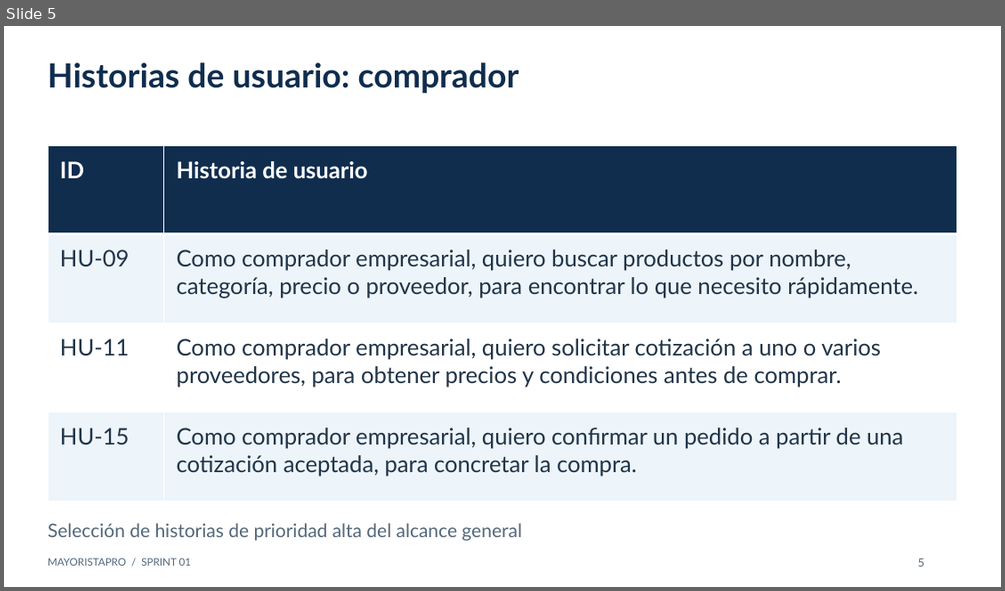
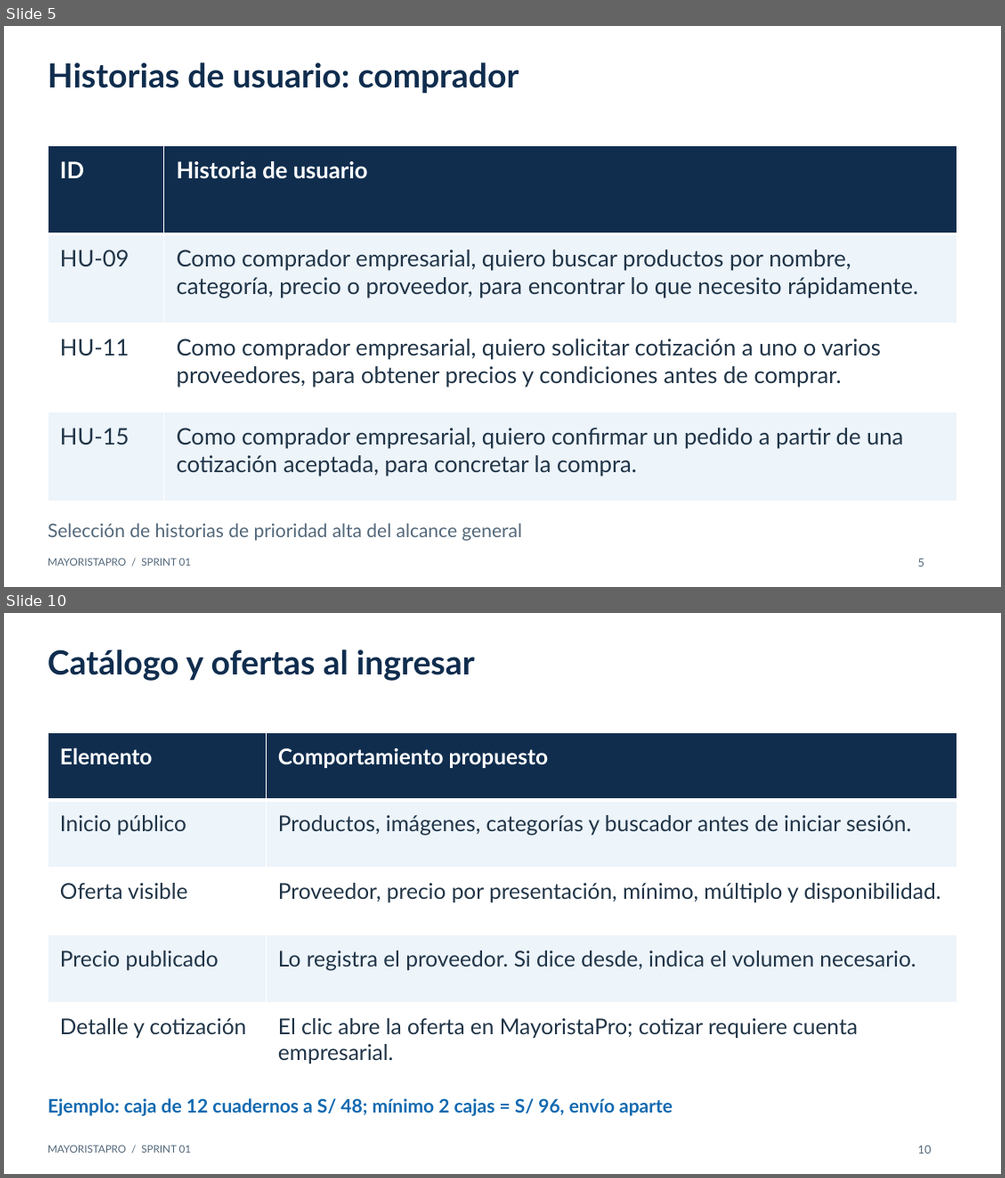
Before and after one commit to Yeltsin-MC/MayoristaPro-B2B-ArquitSoft, a slide deck: presentaciones/MayoristaPro-Sprint-01-tecnologias.pptx. Shown one above the other, each under a label of ours: slide 5 before the commit, slides 5 and 10 after it; the slides between them are not shown. The pictures are 1005x591 and 1005x1178 pixels, drawn with LibreOffice and Linux fonts; fonts in the diff are those of the drawing. Boxes give left, top, right and bottom in pixels: in the first picture for what was removed or moved away, otherwise in the second. Text is boxed around its words. In the diff, an @@ line names an element or a change of style, - is before the commit and + after.

```diff
--- a/presentaciones/MayoristaPro-Sprint-01-tecnologias.pptx
+++ b/presentaciones/MayoristaPro-Sprint-01-tecnologias.pptx
@@ slide 10 added at (x1=4, y1=613, x2=1001, y2=1174), background #FFFFFF @@
@@ text added at (x1=48, y1=649, x2=475, y2=681), 32 pt, text #102D4E, bold @@
+Catálogo y ofertas al ingresar
@@ table added at (x1=48, y1=732, x2=957, y2=1070), 5 rows, 2 columns @@
+Elemento | Comportamiento propuesto
+Inicio público | Productos, imágenes, categorías y buscador antes de iniciar sesión.
+Oferta visible | Proveedor, precio por presentación, mínimo, múltiplo y disponibilidad.
+Precio publicado | Lo registra el proveedor. Si dice desde, indica el volumen necesario.
+Detalle y cotización | El clic abre la oferta en MayoristaPro; cotizar requiere cuenta empresarial.
@@ text added at (x1=48, y1=1098, x2=672, y2=1116), 18 pt, text #1269B0, bold @@
+Ejemplo: caja de 12 cuadernos a S/ 48; mínimo 2 cajas = S/ 96, envío aparte
@@ text added at (x1=48, y1=1144, x2=192, y2=1152), 10 pt, text #52677A @@
+MAYORISTAPRO / SPRINT 01
@@ text added at (x1=918, y1=1144, x2=931, y2=1153), 11 pt, text #52677A @@
+10
```
Also in this commit, not shown: 14 slides changed, 15 other files.
